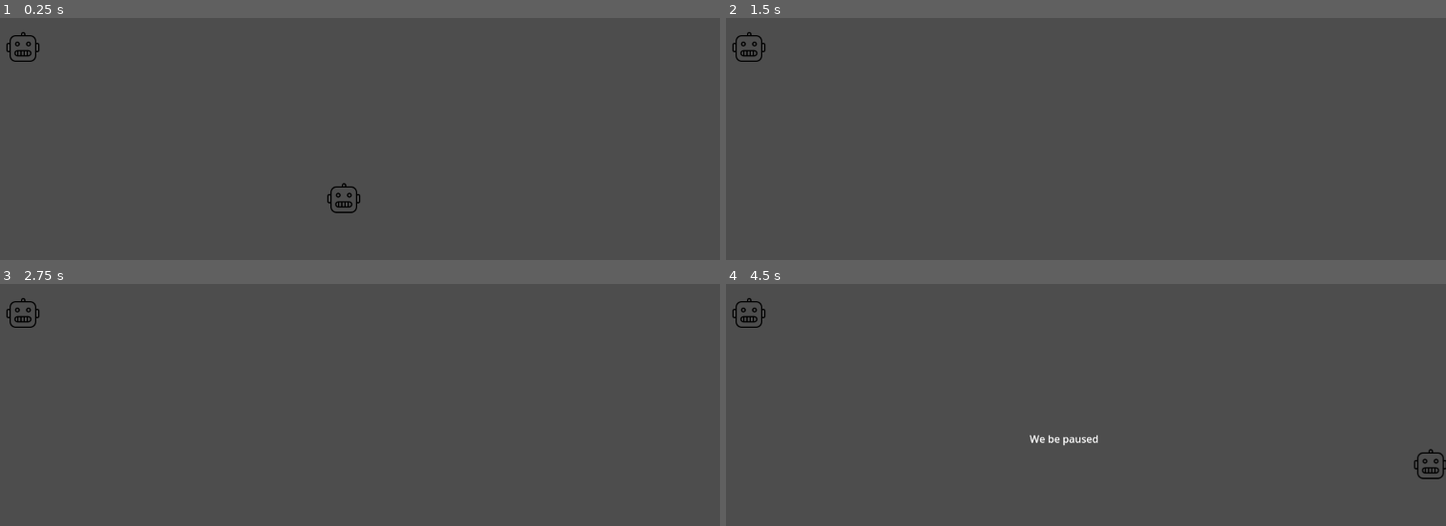
Above: before the commit, frames 1-4 (two rows, left to right).
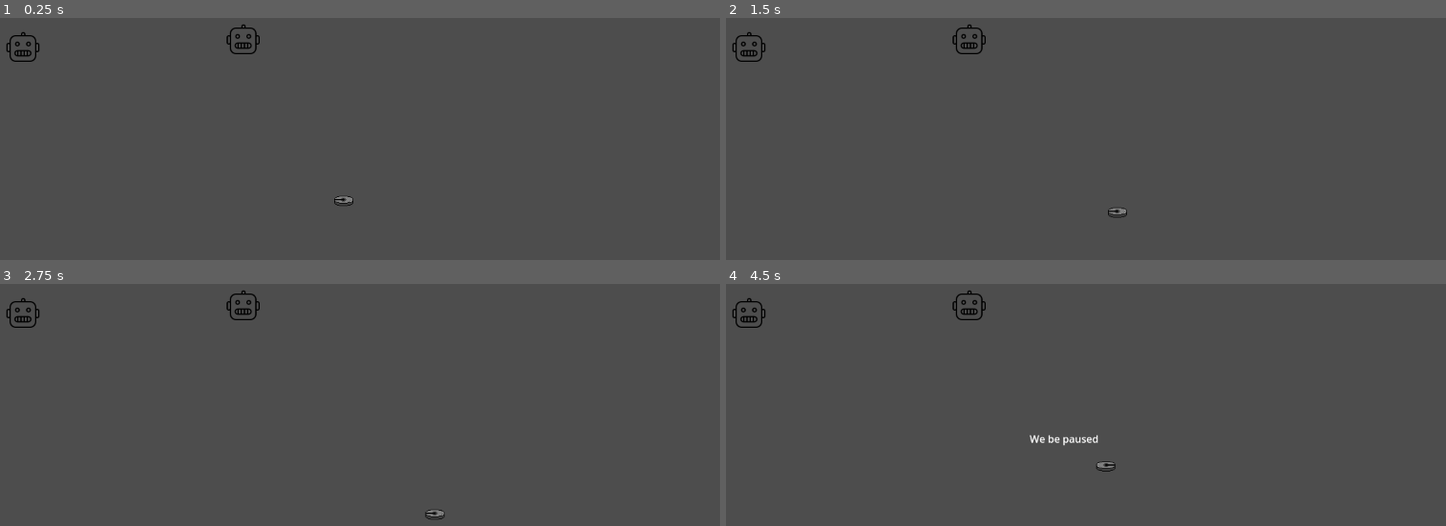
Above: after the commit, the same moments.

Repository: Black-Sheep-Studios/wire-hacking-robots
Game: Godot game, scene res://game.tscn
Two runs of this game, one before a commit and one after it. Both use one fixed random seed, a clock stepped at 60 frames per second and the inputs below.
Inputs (mouse positions are in pixels of both pictures, inside the frame that each line leads up to):
- Up to frame 1 (0.25 s): no input
- Up to frame 2 (1.5 s): tap Enter at 0.5 s; move the mouse to (1230, 153) at 0.52 s; hold D (move_right) 0.53-1.28 s; tap Space (primary_action) at 0.6, 1.35 s; move the mouse to (913, 192) at 1.27 s; hold S (move_down) from 1.28 s (still down)
- Up to frame 3 (2.75 s): move the mouse to (417, 354) at 2.02 s; release S (move_down) at 2.03 s; hold D (move_right) from 2.03 s (still down); tap Space (primary_action) at 2.1 s
- Up to frame 4 (4.5 s): tap Space (primary_action) at 2.75, 2.85, 3.6, 4.35 s; move the mouse to (1028, 513) at 2.77 s; release D (move_right) at 2.78 s; hold W (move_up) 2.78-3.53 s; move the mouse to (1294, 494) at 3.52 s; hold A (move_left) from 3.53 s (still down); tap Escape (menu) at 4.15 s; move the mouse to (834, 380) at 4.27 s

The runs differ from the first frame. In frame 1, 0.4% of the frame differs, in the area x 31-50%, y 2-81%; in frame 2, 0.2%; in frame 3, 0.2%; in frame 4, 0.4%, in the area x 31-100%, y 2-81%.

Commit message:
add roomba sprite to test robot; implement mouse control and raycast interaction

Diff:
--- a/game/detection_area.gd
+++ /dev/null
@@ -1,12 +0,0 @@
-class_name DetectionArea
-
-extends Area2D
-
-
-func get_interactables() -> Array[Interactable]:
-	var interactables: Array[Interactable] = []
-	for body in get_overlapping_bodies():
-		var interactable: Interactable = body as Interactable
-		if interactable != null:
-			interactables.append(interactable)
-	return interactables
--- /dev/null
+++ b/game/hack_scene.gd
@@ -0,0 +1,17 @@
+class_name HackScene
+
+extends Scene
+
+var _player_hack_controller: PlayerHackController
+
+func _init() -> void:
+	# minigames should still animate and process normally when the game is paused
+	process_mode = ProcessMode.PROCESS_MODE_ALWAYS
+
+
+func _ready() -> void:
+	_player_hack_controller = Util.require_child(self, PlayerHackController)
+
+
+func get_active_controller() -> PlayerController:
+	return _player_hack_controller
--- /dev/null
+++ b/game/player/player_hack_controller.gd
@@ -0,0 +1,8 @@
+class_name PlayerHackController
+
+extends PlayerController
+
+
+func process(_delta: float) -> void:
+	if Input.is_action_just_pressed("menu"):
+		_scene_manager.pop_scene()
--- a/game/player/player_robot_controller.gd
+++ b/game/player/player_robot_controller.gd
@@ -28,6 +28,9 @@
 	if Input.is_action_just_pressed("primary_action"):
 		action.interact_target = _get_interact_target()
 
+	var mouse_position: Vector2 = get_viewport().get_mouse_position()
+	action.aim_direction = (mouse_position - current_robot.global_position).normalized()
+
 	return action
 
 
@@ -37,7 +40,6 @@
 
 
 func _process_interact_result(interact_result: Interactable.Result) -> void:
-	# TODO: maybe a failure sound effect, UI toast, etc
 	if !interact_result.success: return
 
 	if [Interactable.Result.Type.CODEHACK, Interactable.Result.Type.WIREHACK].has(interact_result.type):
@@ -45,13 +47,7 @@
 
 
 func _get_interact_target() -> Interactable:
-	# TODO: this is just grabbing the closes interactable object, but this will probably make
-	# more sense later to reimplement with the mouse direction and a raycast to get whatever
-	# the player is aiming at
-	var interactables: Array[Interactable] = current_robot.interaction_reach_area.get_interactables()
-	if interactables.size() == 0: return null
-
-	interactables.sort_custom(func(a: Interactable, b: Interactable) -> bool:
-		return a.global_position.distance_to(current_robot.global_position) < b.global_position.distance_to(current_robot.global_position)
-	)
-	return interactables[0]
+	var current_aimed_object: Object = current_robot.aim_raycast.get_collider()
+	if current_aimed_object is Interactable:
+		return current_aimed_object
+	return null
--- a/game/robot/robot_character.gd
+++ b/game/robot/robot_character.gd
@@ -11,31 +11,49 @@
 @export var _stats: RobotStats
 @export var _abilities: Array[Abilities]
 
-@onready var interaction_reach_area: DetectionArea = $InteractionReachArea
+var movement_direction: Vector2 = Vector2.ZERO
+
+@onready var sprite: AnimatedSprite2D = $Sprite
+@onready var aim_raycast: RayCast2D = $AimRaycast
 
 
 func _ready() -> void:
 	if not _stats:
 		push_error("RobotCharacter is missing stats! %s" % get_path())
 
+	aim_raycast.add_exception(self)
+
 
 func _physics_process(_delta: float) -> void:
 	move_and_slide()
 
 
+func _process(_delta: float) -> void:
+	# TODO: extract this stuff to a class for the sprite
+	if movement_direction.x != 0:
+		sprite.flip_h = movement_direction.x < 0
+
+	if movement_direction.length() > 0:
+		sprite.play("move")
+	else:
+		sprite.play("idle")
+
+	pass
+
+
 func act(action: Action) -> ActionResult:
 	var result: ActionResult = ActionResult.new()
 
-	set_velocity(action.movement_direction * _stats.move_speed)
+	movement_direction = action.movement_direction
+	set_velocity(movement_direction * _stats.move_speed)
 
 	if action.interact_target:
 		result.interact_result = _interact(action.interact_target)
 
+	if action.aim_direction != Vector2.ZERO:
+		aim_raycast.rotation = action.aim_direction.angle()
+
 	return result
-
-
-func can_reach(target: Node2D) -> bool:
-	return interaction_reach_area.get_overlapping_bodies().has(target)
 
 
 func can_do(ability: Abilities) -> bool:
--- a/game/robot/robot_character.tscn
+++ b/game/robot/robot_character.tscn
@@ -1,27 +1,55 @@
-[gd_scene load_steps=6 format=3 uid="uid://b7cp1skj4hd34"]
+[gd_scene load_steps=8 format=3 uid="uid://b7cp1skj4hd34"]
 
 [ext_resource type="Script" path="res://game/robot/robot_character.gd" id="1_1v3f5"]
-[ext_resource type="Texture2D" uid="uid://b8hjnp51lroil" path="res://assets/graphics/temp_robot.svg" id="2_ihu0e"]
-[ext_resource type="Script" path="res://game/detection_area.gd" id="3_n4j5c"]
+[ext_resource type="Texture2D" uid="uid://g0kccdf084mq" path="res://assets/graphics/roomba.png" id="3_seqfh"]
 
 [sub_resource type="CircleShape2D" id="CircleShape2D_v66my"]
-radius = 24.0832
+radius = 14.0
 
-[sub_resource type="CircleShape2D" id="CircleShape2D_abtjx"]
-radius = 41.0488
+[sub_resource type="AtlasTexture" id="AtlasTexture_2hgtc"]
+atlas = ExtResource("3_seqfh")
+region = Rect2(0, 0, 32, 32)
+
+[sub_resource type="AtlasTexture" id="AtlasTexture_3mgey"]
+atlas = ExtResource("3_seqfh")
+region = Rect2(0, 0, 32, 32)
+
+[sub_resource type="AtlasTexture" id="AtlasTexture_eoox6"]
+atlas = ExtResource("3_seqfh")
+region = Rect2(32, 0, 32, 32)
+
+[sub_resource type="SpriteFrames" id="SpriteFrames_alewp"]
+animations = [{
+"frames": [{
+"duration": 1.0,
+"texture": SubResource("AtlasTexture_2hgtc")
+}],
+"loop": true,
+"name": &"idle",
+"speed": 5.0
+}, {
+"frames": [{
+"duration": 1.0,
+"texture": SubResource("AtlasTexture_3mgey")
+}, {
+"duration": 1.0,
+"texture": SubResource("AtlasTexture_eoox6")
+}],
+"loop": true,
+"name": &"move",
+"speed": 5.0
+}]
 
 [node name="RobotCharacter" type="CharacterBody2D"]
 script = ExtResource("1_1v3f5")
 
-[node name="Sprite" type="Sprite2D" parent="."]
-texture = ExtResource("2_ihu0e")
-
 [node name="MovementCollider" type="CollisionShape2D" parent="."]
 shape = SubResource("CircleShape2D_v66my")
 
-[node name="InteractionReachArea" type="Area2D" parent="."]
-collision_layer = 0
-script = ExtResource("3_n4j5c")
+[node name="Sprite" type="AnimatedSprite2D" parent="."]
+sprite_frames = SubResource("SpriteFrames_alewp")
+animation = &"move"
+frame_progress = 0.0486101
 
-[node name="CollisionShape2D" type="CollisionShape2D" parent="InteractionReachArea"]
-shape = SubResource("CircleShape2D_abtjx")
+[node name="AimRaycast" type="RayCast2D" parent="."]
+target_position = Vector2(37, 0)
--- a/game/world/hack.gd
+++ b/game/world/hack.gd
@@ -11,7 +11,7 @@
 	var can_hack: bool = interactor.can_do(RobotCharacter.Abilities.HACK)
 
 	if can_hack:
-		result.type = Result.Type.CODEHACK
+		result.type = Result.Type.WIREHACK
 		result.success = true
 		result.minigame = hack_scene
 
--- a/project.godot
+++ b/project.godot
@@ -18,6 +18,7 @@
 
 window/size/viewport_width=1200
 window/size/viewport_height=600
+window/size/initial_screen=1
 
 [input]
 
--- /dev/null
+++ b/scenes/test/test_hack_scene.tscn
@@ -0,0 +1,57 @@
+[gd_scene load_steps=2 format=3 uid="uid://du5i0mh3mkwuq"]
+
+[ext_resource type="Script" path="res://game/hack_scene.gd" id="1_jk2s7"]
+
+[node name="TestHackScene" type="Control"]
+layout_mode = 3
+anchors_preset = 15
+anchor_right = 1.0
+anchor_bottom = 1.0
+grow_horizontal = 2
+grow_vertical = 2
+script = ExtResource("1_jk2s7")
+
+[node name="complete" type="Button" parent="."]
+layout_mode = 1
+anchors_preset = 8
+anchor_left = 0.5
+anchor_top = 0.5
+anchor_right = 0.5
+anchor_bottom = 0.5
+offset_left = -62.0
+offset_top = -63.5
+offset_right = 62.0
+offset_bottom = -32.5
+grow_horizontal = 2
+grow_vertical = 2
+text = "Complete hack"
+
+[node name="fail" type="Button" parent="."]
+layout_mode = 1
+anchors_preset = 8
+anchor_left = 0.5
+anchor_top = 0.5
+anchor_right = 0.5
+anchor_bottom = 0.5
+offset_left = -62.0
+offset_top = -15.5
+offset_right = 62.0
+offset_bottom = 15.5
+grow_horizontal = 2
+grow_vertical = 2
+text = "Fail hack"
+
+[node name="cancel" type="Button" parent="."]
+layout_mode = 1
+anchors_preset = 8
+anchor_left = 0.5
+anchor_top = 0.5
+anchor_right = 0.5
+anchor_bottom = 0.5
+offset_left = -50.0
+offset_top = 32.5
+offset_right = 50.0
+offset_bottom = 63.5
+grow_horizontal = 2
+grow_vertical = 2
+text = "Cancel hack"
--- a/scenes/test/test_overworld.tscn
+++ b/scenes/test/test_overworld.tscn
@@ -7,10 +7,12 @@
 [ext_resource type="Script" path="res://game/robot/robot_stats.gd" id="4_fhs0o"]
 [ext_resource type="Script" path="res://game/world/door.gd" id="5_871bv"]
 [ext_resource type="Texture2D" uid="uid://b8hjnp51lroil" path="res://assets/graphics/temp_robot.svg" id="6_kndo3"]
+[ext_resource type="Script" path="res://game/world/hack.gd" id="8_dsylr"]
+[ext_resource type="PackedScene" uid="uid://du5i0mh3mkwuq" path="res://scenes/test/test_hack_scene.tscn" id="9_3afsu"]
 
 [sub_resource type="Resource" id="Resource_1j45n"]
 script = ExtResource("4_fhs0o")
-move_speed = 1000
+move_speed = 100
 
 [sub_resource type="CircleShape2D" id="CircleShape2D_7gysx"]
 radius = 24.0208
@@ -26,7 +28,7 @@
 [node name="TestPlayerRobot" parent="." instance=ExtResource("2_c2yuc")]
 position = Vector2(609, 343)
 _stats = SubResource("Resource_1j45n")
-_abilities = Array[int]([0])
+_abilities = Array[int]([0, 1])
 
 [node name="Door" type="StaticBody2D" parent="."]
 position = Vector2(105, 105)
@@ -37,3 +39,14 @@
 
 [node name="CollisionShape2D" type="CollisionShape2D" parent="Door"]
 shape = SubResource("CircleShape2D_7gysx")
+
+[node name="Hack" type="StaticBody2D" parent="."]
+position = Vector2(451, 93)
+script = ExtResource("8_dsylr")
+hack_scene = ExtResource("9_3afsu")
+
+[node name="Sprite2D" type="Sprite2D" parent="Hack"]
+texture = ExtResource("6_kndo3")
+
+[node name="CollisionShape2D" type="CollisionShape2D" parent="Hack"]
+shape = SubResource("CircleShape2D_7gysx")
Not shown, added: assets/graphics/roomba.png.import
Not shown: 1 places in scenes/test/test_overworld.tscn that only renumber resources
